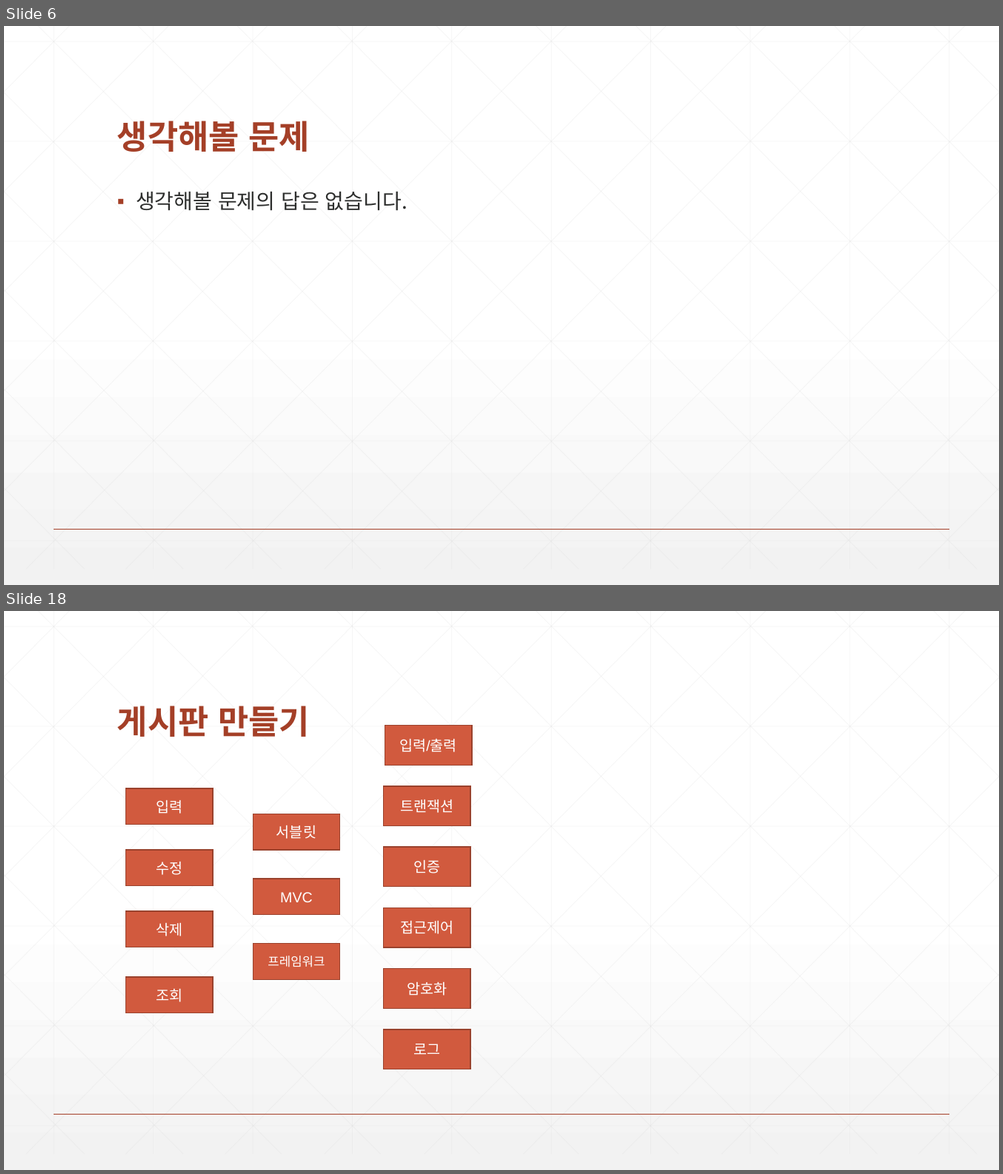
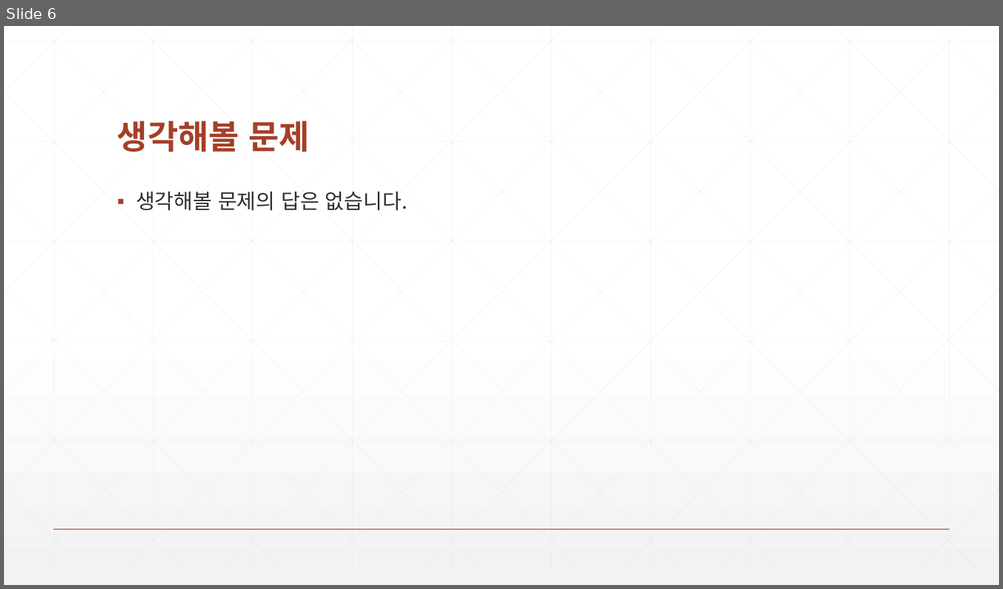
Before and after one commit to zeroshift01/code5, a slide deck: inflearn01/doc/교재_개정내용.pptx. Shown one above the other, each under a label of ours: slides 6 and 18 before the commit, slide 6 after it; the slides between them are not shown. The pictures are 1003x1174 and 1003x589 pixels, drawn with LibreOffice and Linux fonts; fonts in the diff are those of the drawing. Boxes give left, top, right and bottom in pixels: in the first picture for what was removed or moved away, otherwise in the second. Text is boxed around its words. In the diff, an @@ line names an element or a change of style, - is before the commit and + after.

```diff
--- a/inflearn01/doc/교재_개정내용.pptx
+++ b/inflearn01/doc/교재_개정내용.pptx
@@ slide 18 removed at (4,611,999,1170), background gradient #FFFFFF to #F2F2F2; not listed: 47 template elements that a slide beside it also shows @@
@@ title removed at (117,706,310,737) @@
-게시판 만들기
@@ rectangle removed at (384,725,472,765) @@
-입력/출력
@@ rectangle removed at (383,786,470,826) @@
-트랜잭션
@@ rectangle removed at (125,789,213,824) @@
-입력
@@ rectangle removed at (253,814,341,850) @@
-서블릿
@@ rectangle removed at (125,850,213,886) @@
-수정
@@ rectangle removed at (383,848,470,887) @@
-인증
@@ rectangle removed at (253,879,341,914) @@
-MVC
@@ rectangle removed at (125,911,213,948) @@
-삭제
@@ rectangle removed at (383,908,470,948) @@
-접근제어
@@ rectangle removed at (253,944,341,980) @@
-프레임워크
@@ rectangle removed at (125,977,213,1013) @@
-조회
@@ rectangle removed at (383,969,470,1008) @@
-암호화
@@ rectangle removed at (383,1030,470,1069) @@
-로그
```
Also in this commit, not shown: 12 other slides removed, 22 other files.
